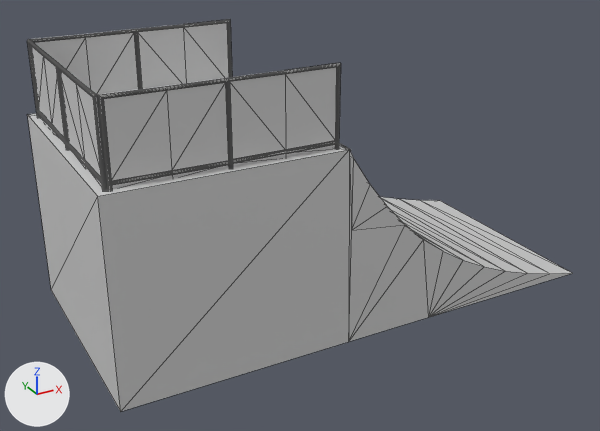
One commit to the COLLADA model RampUp/art.scnassets/quarter.dae: the scene before it, then after it.
Before and after are seen from a camera (50 mm lens) standing at (-1.54, -2.66, 1.65) and looking at (-0.1, -0.03, 0.34). The axes (+X, +Y, +Z) are drawn at lower left. The lights are the same throughout. Mesh edges are drawn as thin lines. Where no turn or scale is listed for an object, it has been applied to the vertices.

Script lines for the objects in view, before the commit:
```python
me_fance_wire_225198087 = bpy.data.meshes.new('fance_wire_225198087')
me_fance_wire_225198087.from_pydata(...)  # 591 vertices, 1032 faces; spans x -0.963..-0.166, y -0.427..0.434, z 0.74..1.029
me_fance_wire_225198087.materials.append(mat_wire_225198087)  # light grey #d1d1d1
me_object03_01___default = bpy.data.meshes.new('Object03_01___Default')
me_object03_01___default.from_pydata(...)  # 48 vertices, 81 faces; spans x -0.99..0.99, y -0.46..0.46, z 0.0..0.75
me_object03_01___default.materials.append(mat_1___default)  # light grey #d1d1d1
# before: 34 (-0.15, -0.46, 0.75) at pixel (348, 149), 35 (-0.15, 0.46, 0.75), 36 (-0.16, 0.46, 0.75), 37 (-0.15, -0.46, 0.75) at pixel (347, 149), 38 (-0.15, -0.46, 0.75) at pixel (349, 148)
# before: 39 (-0.15, 0.46, 0.75), 44 (-0.14, -0.46, 0.74) at pixel (350, 150), 46 (-0.14, -0.46, 0.74) at pixel (350, 151)
ob_fance_wire_225198087 = bpy.data.objects.new('fance_wire_225198087', me_fance_wire_225198087)
ob_fance_wire_225198087.location = (0.0, 0.0, 0.0)
ob_object03_01___default = bpy.data.objects.new('Object03_01___Default', me_object03_01___default)
ob_object03_01___default.location = (0.0, 0.0, 0.0)
```
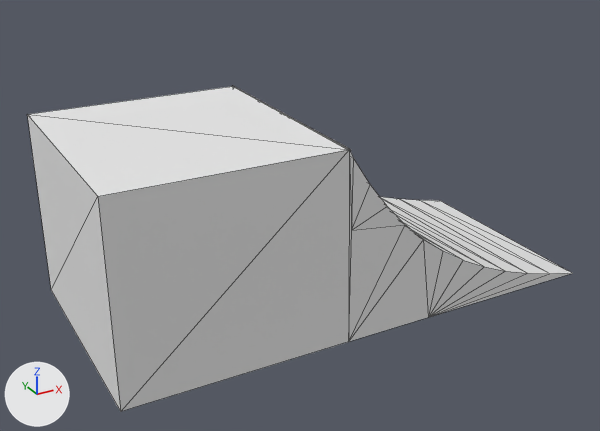
What differs and where, as boxes (x1, y1, x2, y2) in the pictures (600 x 431 px; the box of a moved part takes in the faces that stretch with it):
'fance_wire_225198087', deleted: before (27, 19, 341, 190)
part 1 of me_object03_01___default, moved or reshaped: before (339, 144, 351, 151); after (232, 86, 351, 151)
part 2 of me_object03_01___default, recoloured: (27, 109, 572, 411) in both

The change, as a list of edits to the scene's bpy script:
```text
Add mat_quarter:
    mat_quarter = principled_material('quarter')
    mat_quarter.base_color = (0.8, 0.8, 0.8)  # white #e7e7e7
    mat_quarter.roughness = 0.9
Change me_object03_01___default:
    where me_object03_01___default.from_pydata(...)  # 48 vertices, 81 faces; spans x -0.99..0.99, y -0.46..0.46, z 0.0..0.75
    used by ob_object03_01___default; location = (0.0, 0.0, 0.0)
    verts and faces of me_object03_01___default; kept vertices keep their numbers, new ones are numbered from 48
    me_object03_01___default part 1
    add delete_faces([(34, 35, 37), (34, 38, 39), (37, 46, 44), (35, 36, 37), (34, 39, 35), (34, 37, 44)])
    add delete_faces([(34, 44, 38)])
    add faces += [(34, 37, 35), (37, 38, 39), (34, 46, 44), (34, 35, 36), (35, 37, 39), (34, 44, 37)]
    add faces += [(37, 44, 38)]
    me_object03_01___default part 2: 76 faces spanning x -0.99..0.99, y -0.46..0.46, z 0.0..0.75 switch from mat_1___default (light grey #d1d1d1) to mat_quarter (white #e7e7e7)
Remove ob_fance_wire_225198087:
    ob_fance_wire_225198087 = bpy.data.objects.new('fance_wire_225198087', me_fance_wire_225198087)
    ob_fance_wire_225198087.location = (0.0, 0.0, 0.0)
```
